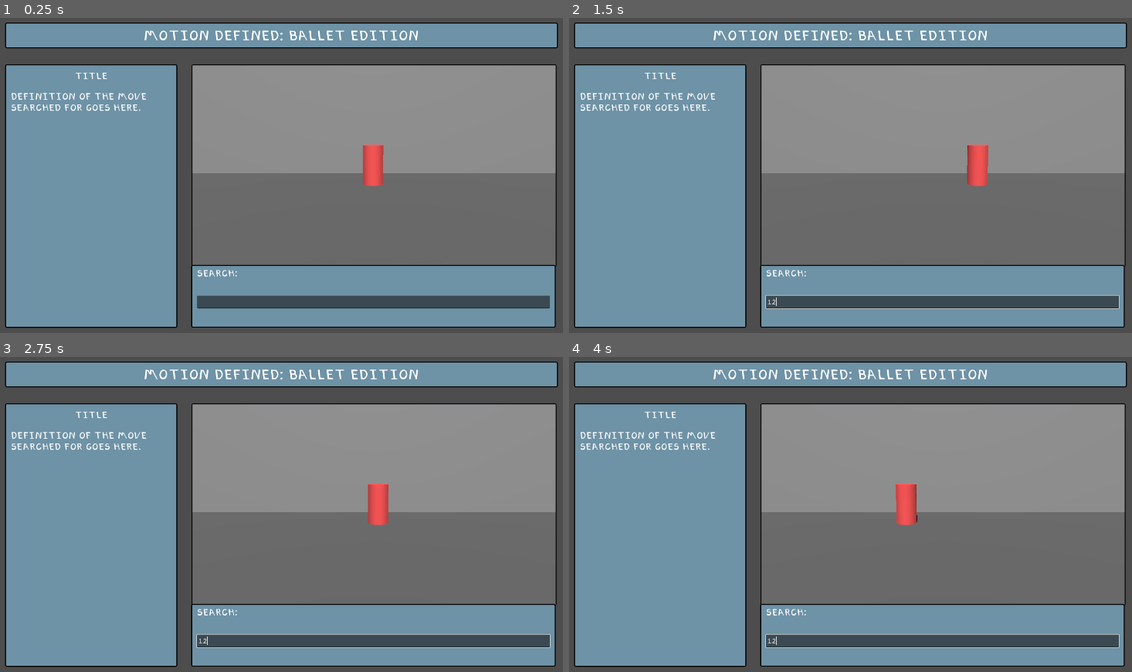
Above: before the commit, frames 1-4 (two rows, left to right).
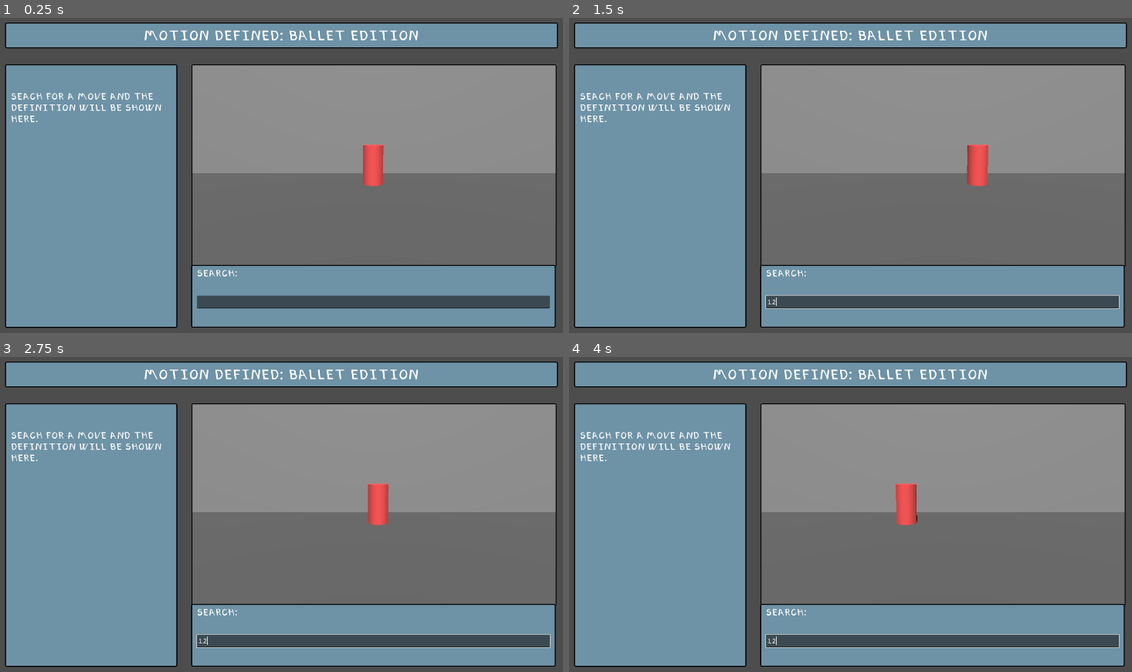
Above: after the commit, the same moments.

Repository: Makarose/Motion-Defined-Ballet-Edition
Game: Godot game, scene res://Scenes/main_scene.tscn
The game is run twice, just before and just after one commit, with the same random seed, the same clock (stepped at 60 frames per second) and the same inputs.
Inputs (mouse positions are in pixels of both pictures, inside the frame that each line leads up to):
- Up to frame 1 (0.25 s): no input
- Up to frame 2 (1.5 s): click (940, 301) at 0.52 s; type "12" at 0.6 s
- Up to frame 3 (2.75 s): no input
- Up to frame 4 (4 s): no input

The runs differ from the first frame. In frame 1, 0.7% of the frame differs, in the area x 2-29%, y 17-34%; in frame 2, 0.7%; in frame 3, 0.7%; in frame 4, 0.7%.

Commit message:
Normalized user input to accept accents, and upper or lower case sizes.

Diff:
--- a/Scenes/ui_scene.gd
+++ b/Scenes/ui_scene.gd
@@ -4,6 +4,7 @@
 @onready var item_list = $CanvasLayer/Search/MarginContainerText/VBoxContainer/ItemList
 @onready var selected_label: RichTextLabel = $CanvasLayer/Search/MarginContainerText/VBoxContainer/SelectedMove
 @onready var definition_label: RichTextLabel = $CanvasLayer/Definitions/MarginContainerTextMain/VBoxContainer/MarginContainerText/DefinitionLabel
+@onready var title_label: RichTextLabel = $CanvasLayer/Definitions/MarginContainerTextMain/VBoxContainer/MarginContainerTitle/TitleLabel
 
 var database: BalletMoveDatabase
 
@@ -26,6 +27,25 @@
 func _process(delta: float) -> void:
 	pass
 
+# Strips user input of accented characters.
+func strip_accents(text: String) -> String:
+	var mapping = {
+		"á":"a","à":"a","ä":"a","â":"a","ã":"a","å":"a","Á":"A","À":"A","Â":"A","Ä":"A","Ã":"A","Å":"A",
+		"é":"e","è":"e","ë":"e","ê":"e","É":"E","È":"E","Ê":"E","Ë":"E",
+		"í":"i","ì":"i","ï":"i","î":"i","Í":"I","Ì":"I","Ï":"I","Î":"I",
+		"ó":"o","ò":"o","ö":"o","ô":"o","õ":"o","Ó":"O","Ò":"O","Ö":"O","Ô":"O","Õ":"O",
+		"ú":"u","ù":"u","ü":"u","û":"u","Ú":"U","Ù":"U","Û":"U","Ü":"U",
+		"ñ":"n","Ñ":"N","ç":"c","Ç":"C"
+	}
+	var result := ""
+	for c in text:
+		result += mapping.get(c, c) # replace if in mapping, else keep original
+	return result
+
+# Helps to normalize user inputted text.
+func normalize(text: String) -> String:
+	return strip_accents(text).to_lower()
+
 # Called whenever the search bar text changes
 func _on_search_text_changed(new_text: String) -> void:
 	item_list.clear()
@@ -35,9 +55,11 @@
 		item_list.visible = false
 		return
 
+	var normalized_input = normalize(new_text)
+
 	for balletmove in database.moves:
 		var move_name = balletmove.name
-		if move_name.to_lower().begins_with(new_text.to_lower()):
+		if normalize(move_name).begins_with(normalized_input):
 			item_list.add_item(move_name)
 			# show first match as text above search bar
 			if selected_label.get_text() == "":
@@ -53,10 +75,14 @@
 	selected_label.set_text(selected_move) # update label
 	item_list.visible = false
 
+	# Find definition with normalized comparison.
+	var norm_selected = normalize(selected_move)
+
 	# find it's definition from the database
 	for balletmove in database.moves:
-		if balletmove.name == selected_move:
+		if normalize(balletmove.name) == norm_selected:
 			definition_label.set_text(balletmove.definition)
+			title_label.set_text(balletmove.name) #keep accents for display text.
 			break
 
 	# Optional: do something with the selected move
--- a/Scenes/ui_scene.tscn
+++ b/Scenes/ui_scene.tscn
@@ -65,14 +65,13 @@
 theme_override_constants/margin_right = 5
 theme_override_constants/margin_bottom = 5
 
-[node name="Title" type="RichTextLabel" parent="CanvasLayer/Definitions/MarginContainerTextMain/VBoxContainer/MarginContainerTitle"]
+[node name="TitleLabel" type="RichTextLabel" parent="CanvasLayer/Definitions/MarginContainerTextMain/VBoxContainer/MarginContainerTitle"]
 custom_minimum_size = Vector2(500, 40)
 layout_mode = 2
 theme = ExtResource("1_rnxuq")
 theme_type_variation = &"HeaderLarge"
 theme_override_font_sizes/normal_font_size = 40
 bbcode_enabled = true
-text = "[center]Title[/center]"
 
 [node name="MarginContainerText" type="MarginContainer" parent="CanvasLayer/Definitions/MarginContainerTextMain/VBoxContainer"]
 layout_mode = 2
@@ -86,7 +85,7 @@
 layout_mode = 2
 theme = ExtResource("1_rnxuq")
 theme_override_font_sizes/normal_font_size = 40
-text = "Definition of the move searched for goes here."
+text = "Seach for a move and the definition will be shown here."
 autowrap_mode = 2
 
 [node name="Search" type="PanelContainer" parent="CanvasLayer"]
